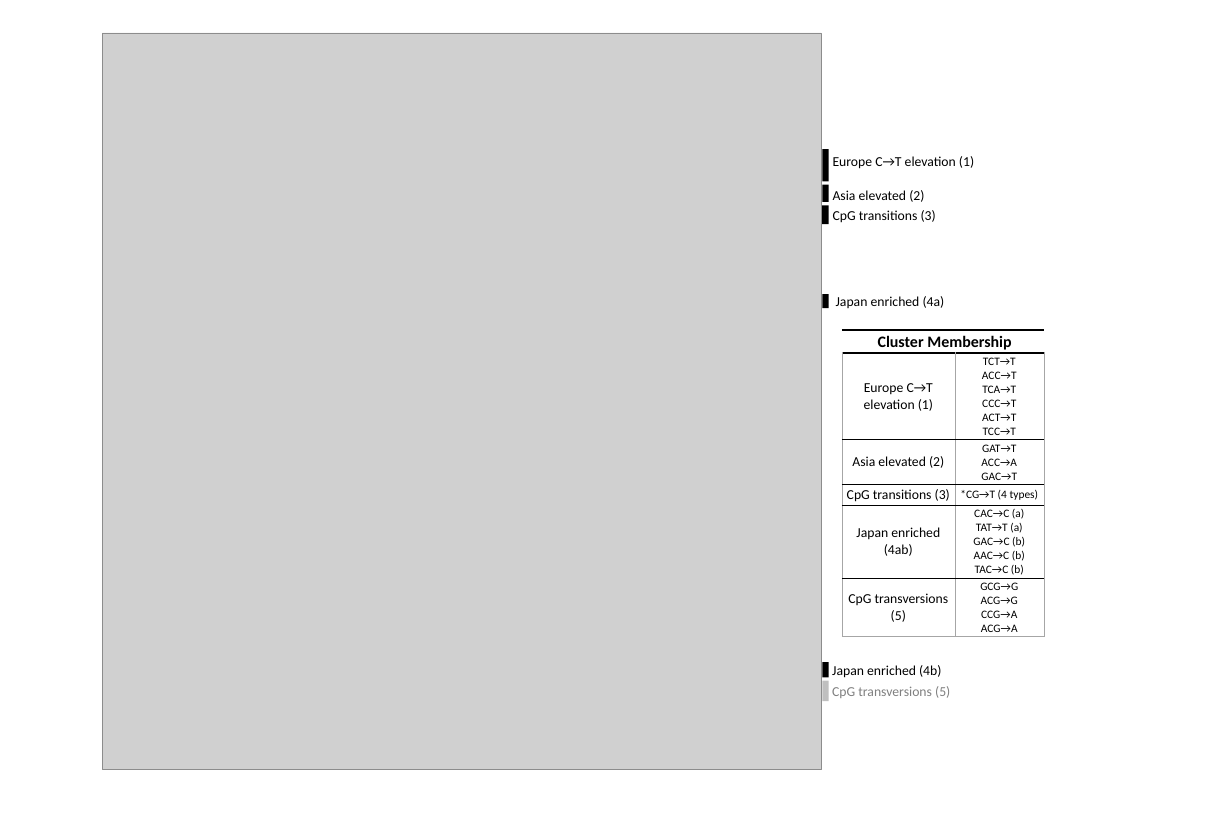
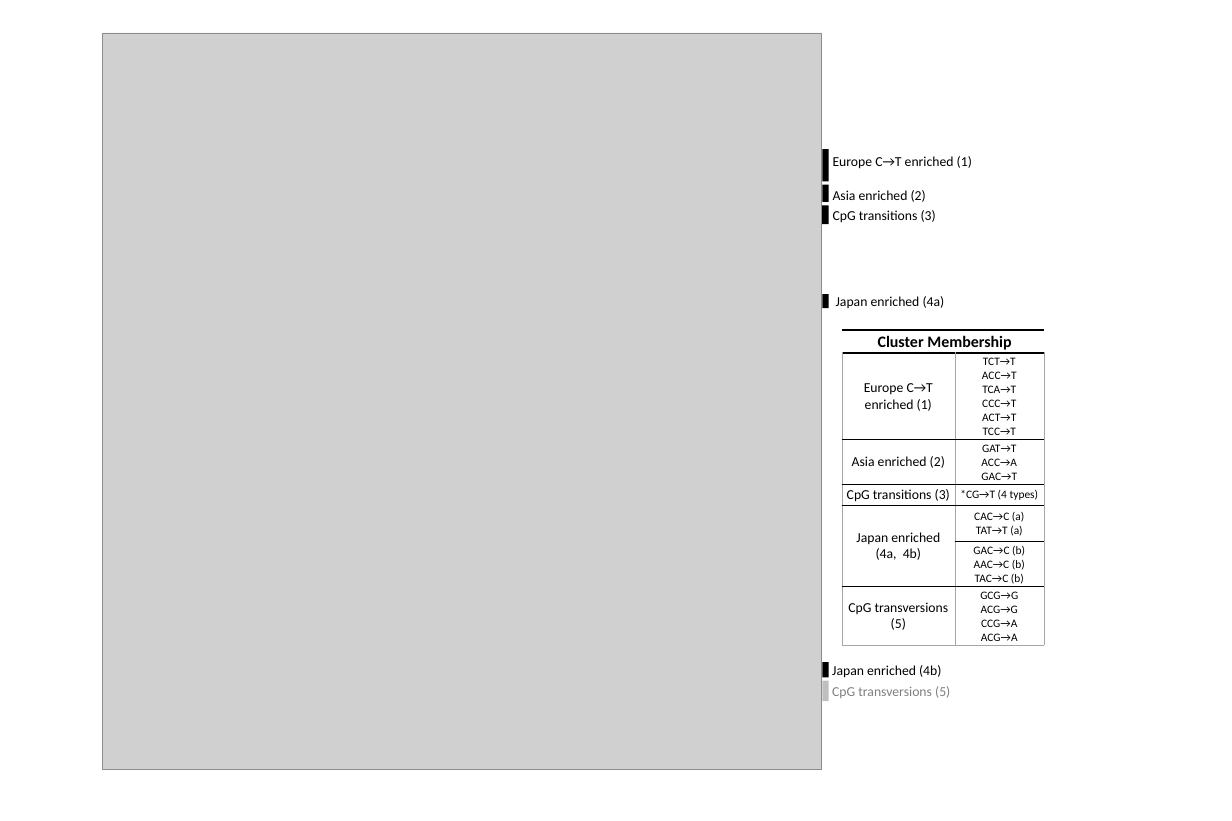
Before and after one commit to raikens1/mutation_rate, a slide deck: slide 1 of paper/main_figures/Fig1A.pptx. Drawn at 1232x821 pixels with LibreOffice and Linux fonts; fonts in the diff are those of the drawing; grey boxes stand for pictures. Boxes give left, top, right and bottom in pixels: in the first picture for what was removed or moved away, otherwise in the second. Text is boxed around its words. In the diff, an @@ line names an element or a change of style, - is before the commit and + after.

Commit message:
saved changes to figure 1 layout ppt

```diff
--- a/paper/main_figures/Fig1A.pptx
+++ b/paper/main_figures/Fig1A.pptx
@@ text at box(833, 156, 972, 169): text changed @@
-Europe C→T elevation (1)
+Europe C→T enriched (1)
@@ text at box(833, 190, 926, 202): text changed @@
-Asia elevated (2)
+Asia enriched (2)
@@ table at box(842, 330, 1044, 645) @@
-row 2, column 1: Europe C→T elevation (1)
+row 2, column 1: Europe C→T enriched (1)
-row 3, column 1: Asia elevated (2)
+row 3, column 1: Asia enriched (2)
-row 5: Japan enriched (4ab) | CAC→C (a) / TAT→T (a) / GAC→C (b) / AAC→C (b) / TAC→C (b)
+row 5: Japan enriched (4a, 4b) | CAC→C (a) / TAT→T (a)
+row 6:  | GAC→C (b) / AAC→C (b) / TAC→C (b)
```
